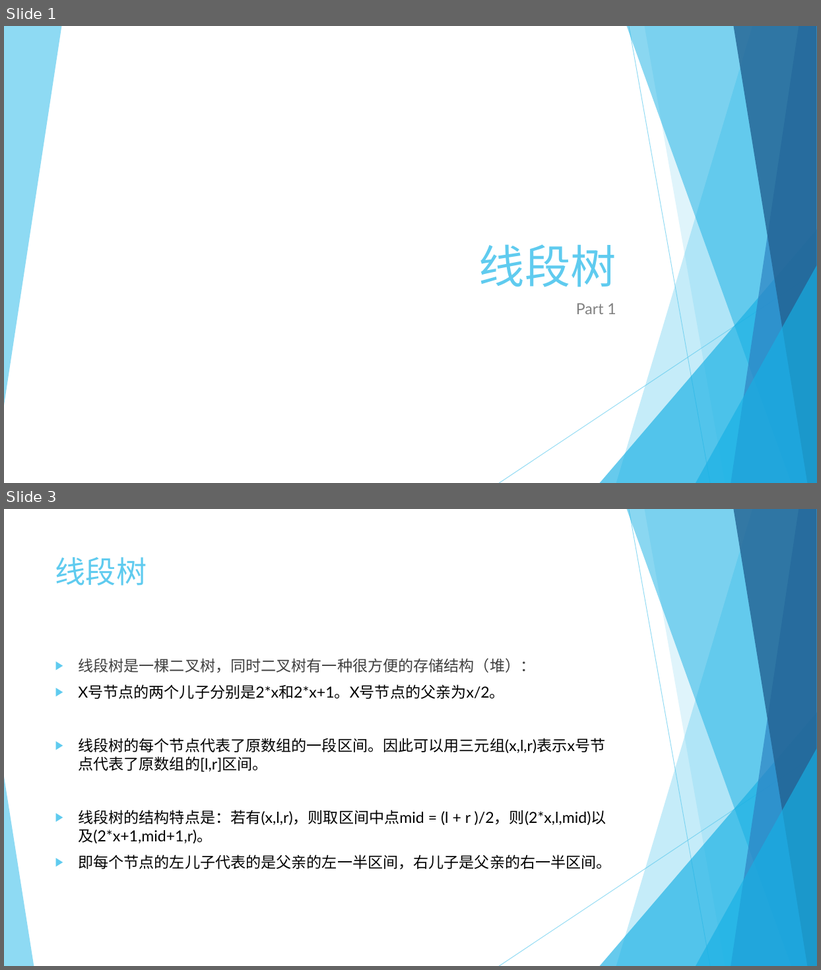
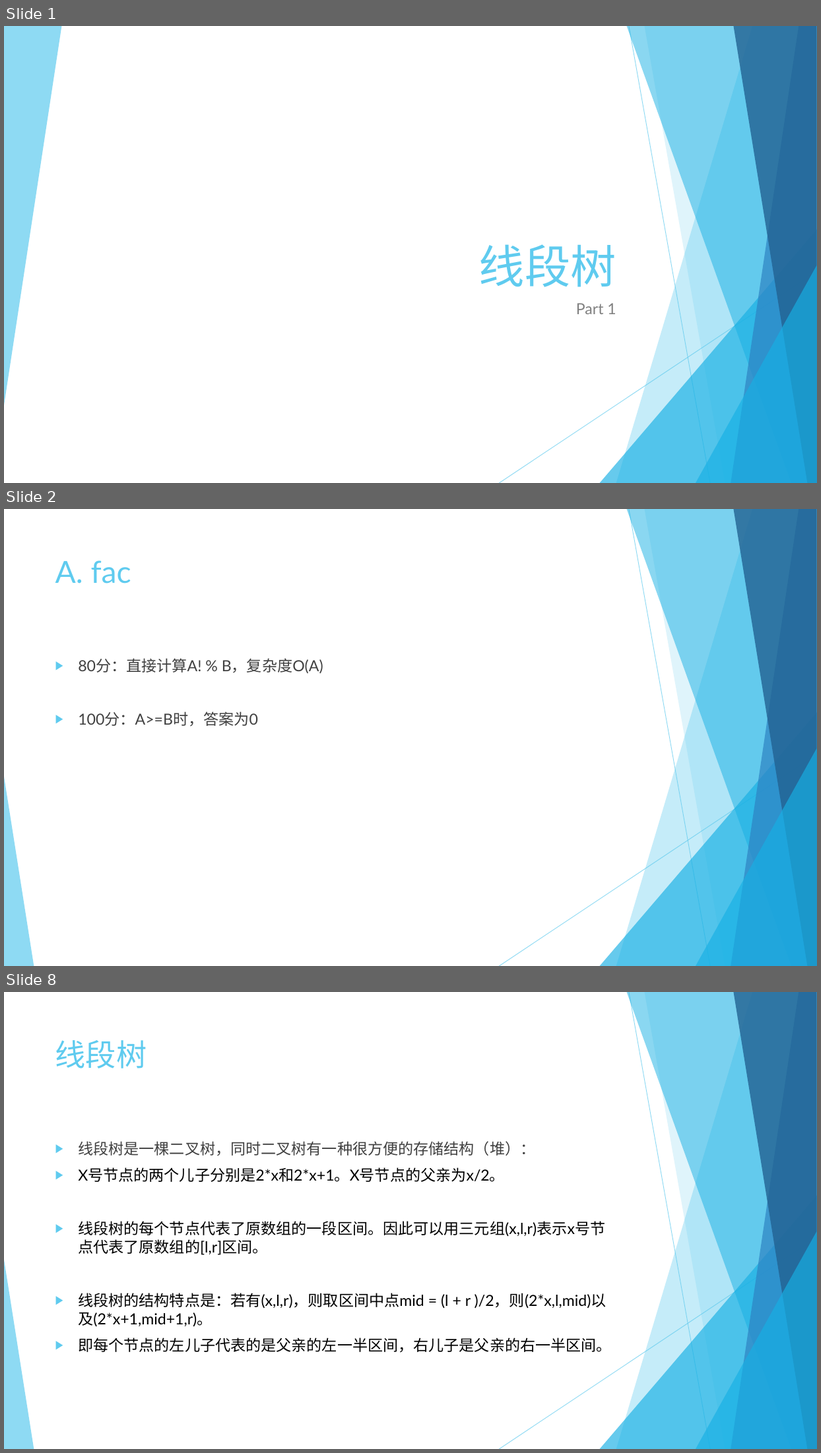
Before and after one commit to NJU-PPT-Maker/OI-PPT, a slide deck: slides/Data Structure/线段树.pptx. Shown one above the other, each under a label of ours: slides 1 and 3 before the commit, slides 1, 2 and 8 after it; the slides between them are not shown. The pictures are 821x970 and 821x1453 pixels, drawn with LibreOffice and Linux fonts; fonts in the diff are those of the drawing. Boxes give left, top, right and bottom in pixels: in the first picture for what was removed or moved away, otherwise in the second. Text is boxed around its words. In the diff, an @@ line names an element or a change of style, - is before the commit and + after.

```diff
--- a/slides/Data Structure/线段树.pptx
+++ b/slides/Data Structure/线段树.pptx
@@ slide 2 added at (x1=4, y1=509, x2=817, y2=966), background #FFFFFF; not listed: 10 template elements that a slide beside it also shows @@
@@ title added at (x1=55, y1=560, x2=131, y2=584), 36 pt, text #5FCBEF @@
+A. fac
@@ text added at (x1=78, y1=658, x2=323, y2=726), 18 pt, text #404040 @@
+▶ 80分：直接计算A! % B，复杂度O(A)
+▶ 100分：A>=B时，答案为0
@@ what was slide 3 is now slide 8 @@
```
Also in this commit, not shown: 3 slides changed, 4 other slides added, 2 other files.
